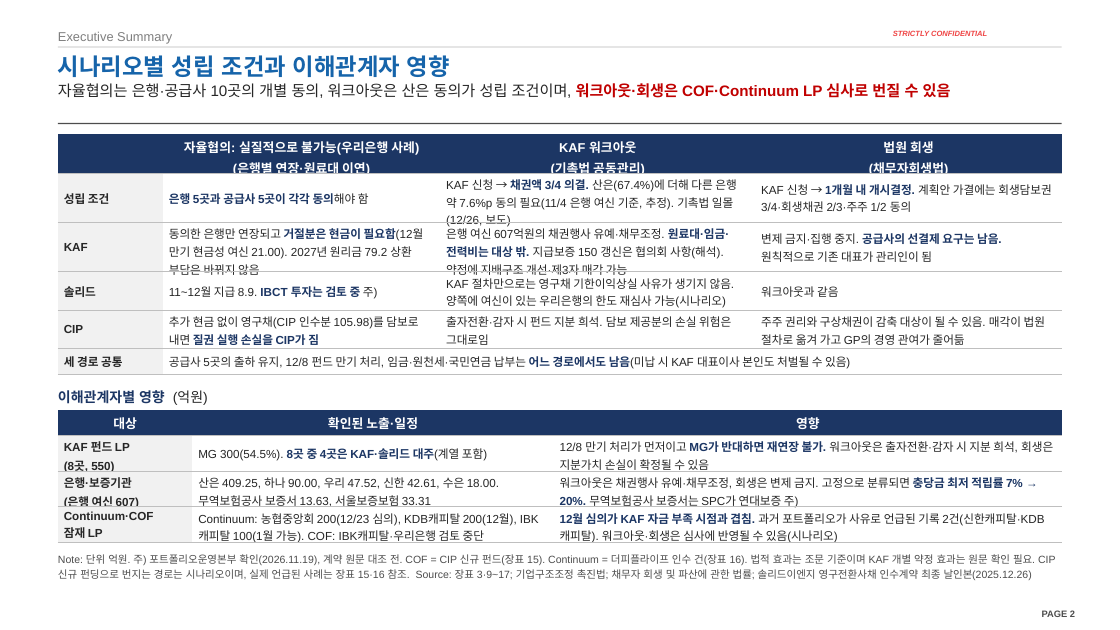
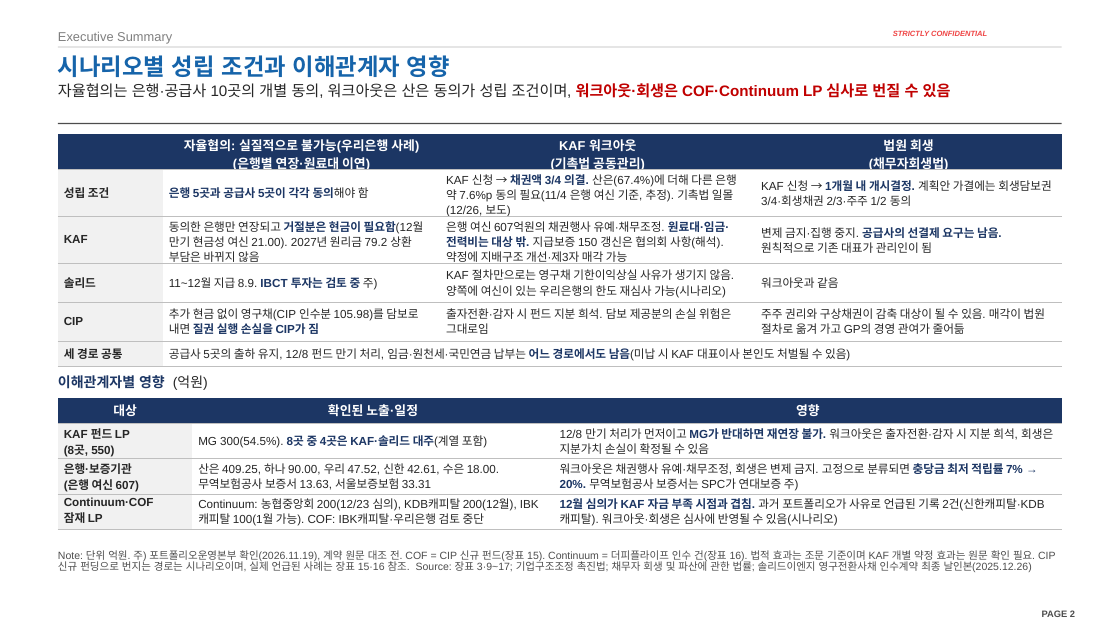
Before and after one commit to jogyesung/GS-Secretary, a slide deck: slide 2 of outputs/CIP_KAF_솔리드_자금조달차질_시나리오_20261120v3.pptx. Drawn at 1120x630 pixels with LibreOffice and Linux fonts; fonts in the diff are those of the drawing; background and template pictures are left out. Boxes give left, top, right and bottom in pixels: in the first picture for what was removed or moved away, otherwise in the second. Text is boxed around its words. In the diff, an @@ line names an element or a change of style, - is before the commit and + after.

```diff
--- a/outputs/CIP_KAF_솔리드_자금조달차질_시나리오_20261120v3.pptx
+++ b/outputs/CIP_KAF_솔리드_자금조달차질_시나리오_20261120v3.pptx
@@ table at box(58, 134, 1062, 366) @@
@@ line spacing 1.05 to 0.91 @@
@@ text "이해관계자별 영향 (억원)": place and size @@
-text "이해관계자별 영향 (억원)" at box(58, 390, 208, 405)
+text "이해관계자별 영향 (억원)" at box(58, 375, 208, 390)
@@ text "이해관계자별 영향 (억원)" at box(58, 375, 208, 390): line spacing 1.12 to 0.97 @@
@@ table at box(58, 398, 1062, 530) @@
@@ line spacing 1.05 to 0.91 @@
@@ table: place and size @@
-table at box(58, 410, 1062, 547)
+table at box(58, 398, 1062, 530)
@@ text "Note: 단위 억원. 주) 포트폴리오운영본부 ..." at box(58, 550, 1055, 572): line spacing 1.2 to 0.9 @@
```
Also in this commit, not shown: 22 other slides changed, 1 other file.
